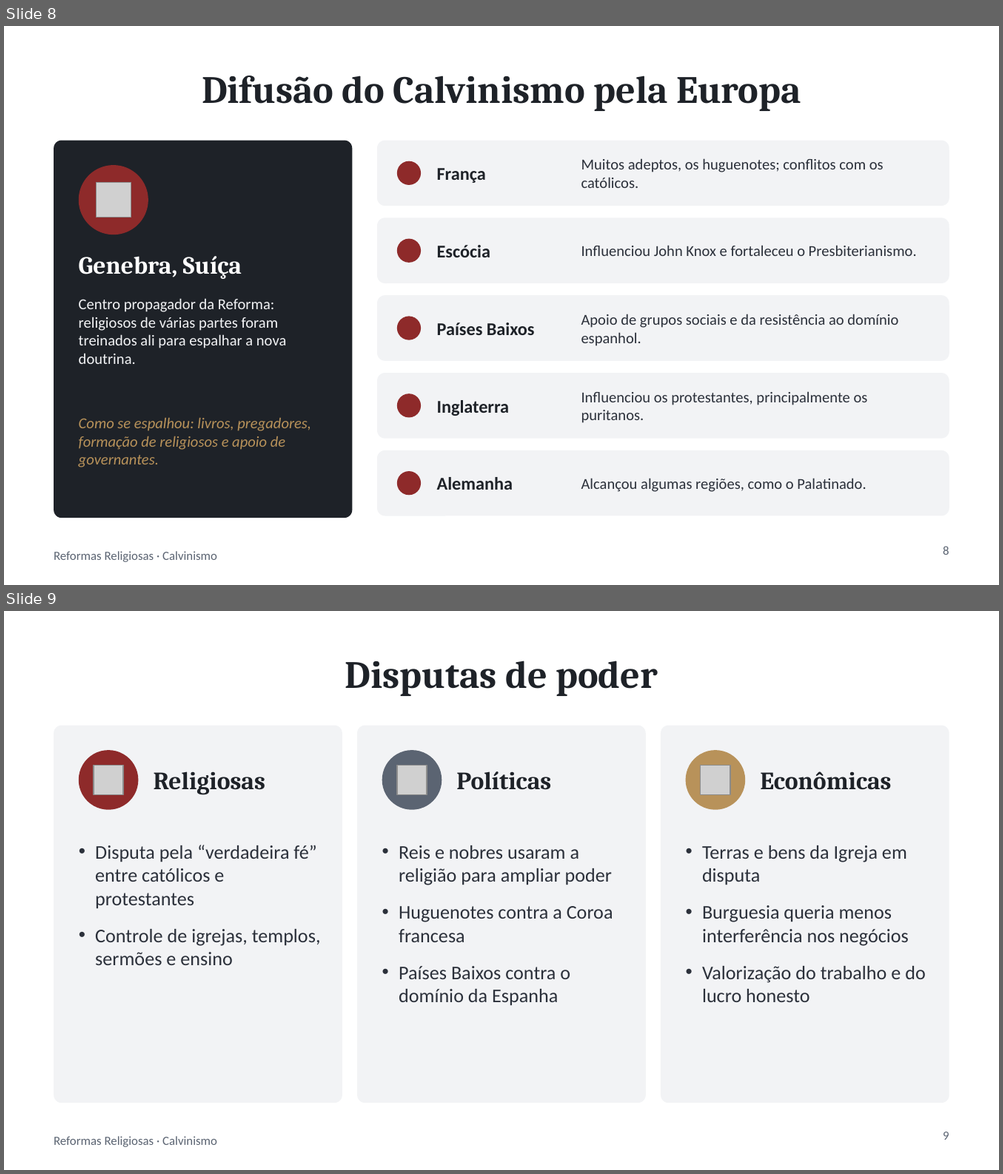
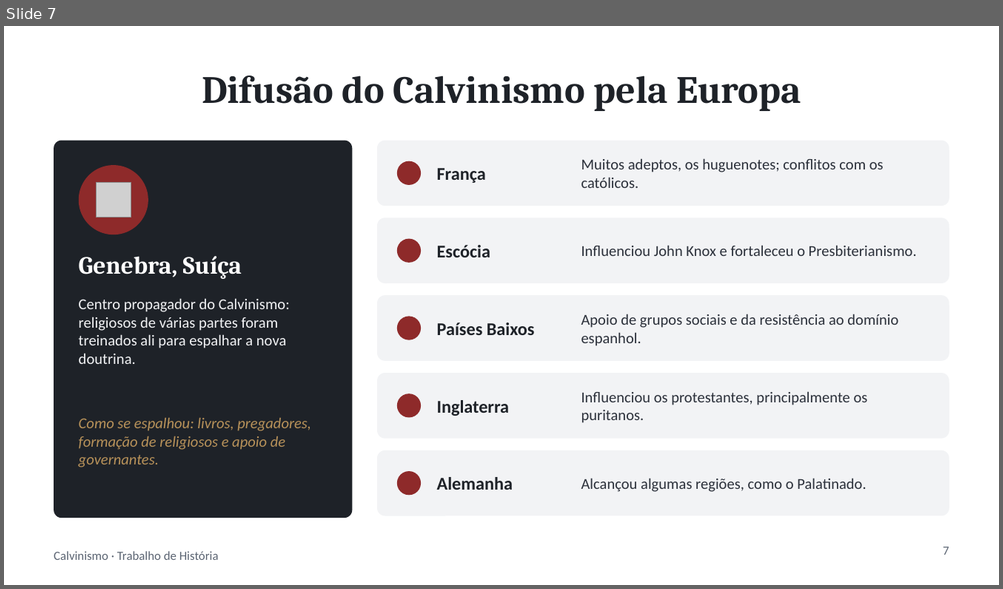
Before and after one commit to ArkhamKnight15/claude, a slide deck: trabalho-calvinismo/Calvinismo.pptx. Shown one above the other, each under a label of ours: slides 8 and 9 before the commit, slide 7 after it. The pictures are 1003x1174 and 1003x589 pixels, drawn with LibreOffice and Linux fonts; fonts in the diff are those of the drawing; grey boxes stand for pictures. Boxes give left, top, right and bottom in pixels: in the first picture for what was removed or moved away, otherwise in the second. Text is boxed around its words. In the diff, an @@ line names an element or a change of style, - is before the commit and + after.

```diff
--- a/trabalho-calvinismo/Calvinismo.pptx
+++ b/trabalho-calvinismo/Calvinismo.pptx
@@ slide 9 removed at bbox=[4, 611, 999, 1170], background #FFFFFF; not listed: 1 template element that a slide beside it also shows @@
@@ title removed at bbox=[345, 661, 657, 696] @@
-Disputas de poder
@@ rounded rectangle removed at bbox=[54, 726, 342, 1103] @@
@@ rounded rectangle removed at bbox=[357, 726, 646, 1103] @@
@@ rounded rectangle removed at bbox=[660, 726, 949, 1103] @@
@@ ellipse removed at bbox=[79, 750, 138, 810] @@
@@ picture removed at bbox=[94, 765, 123, 795] @@
@@ ellipse removed at bbox=[382, 750, 441, 810] @@
@@ picture removed at bbox=[397, 765, 427, 795] @@
@@ ellipse removed at bbox=[686, 750, 745, 810] @@
@@ picture removed at bbox=[700, 765, 730, 795] @@
@@ text removed at bbox=[153, 772, 265, 795] @@
-Religiosas
@@ text removed at bbox=[456, 772, 551, 790] @@
-Políticas
@@ text removed at bbox=[760, 772, 891, 790] @@
-Econômicas
@@ text removed at bbox=[95, 845, 321, 965] @@
-• Disputa pela “verdadeira fé” entre católicos e protestantes
-• Controle de igrejas, templos, sermões e ensino
@@ text removed at bbox=[398, 846, 613, 1006] @@
-• Reis e nobres usaram a religião para ampliar poder
-• Huguenotes contra a Coroa francesa
-• Países Baixos contra o domínio da Espanha
@@ text removed at bbox=[702, 846, 925, 1002] @@
-• Terras e bens da Igreja em disputa
-• Burguesia queria menos interferência nos negócios
-• Valorização do trabalho e do lucro honesto
@@ page number removed at bbox=[942, 1132, 949, 1140] @@
-9
@@ what was slide 8 is now slide 7 @@
@@ slide 7 changed as well @@
@@ text at bbox=[79, 298, 290, 364]: text changed @@
-Centro propagador da Reforma: religiosos de várias partes foram treinados ali para espalhar a nova doutrina.
+Centro propagador do Calvinismo: religiosos de várias partes foram treinados ali para espalhar a nova doutrina.
@@ text at bbox=[54, 551, 219, 560]: text changed @@
-Reformas Religiosas · Calvinismo
+Calvinismo · Trabalho de História
@@ page number at bbox=[942, 547, 949, 555]: text changed @@
-8
+7
```
Also in this commit, not shown: 8 other slides changed, 1 slide added, 3 other slides removed, 1 other file.
